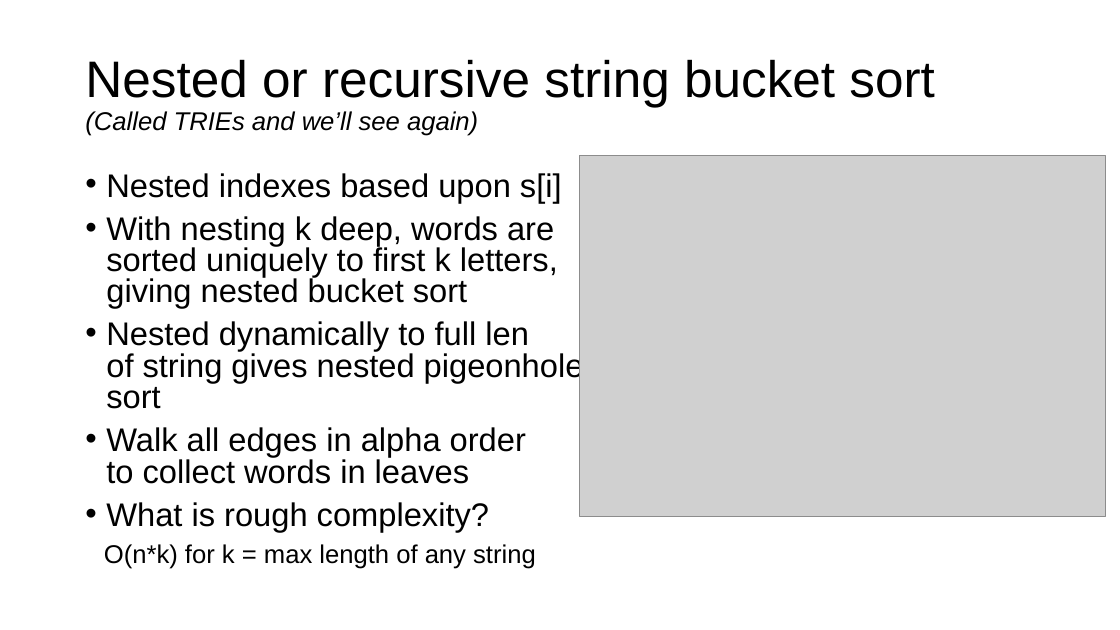
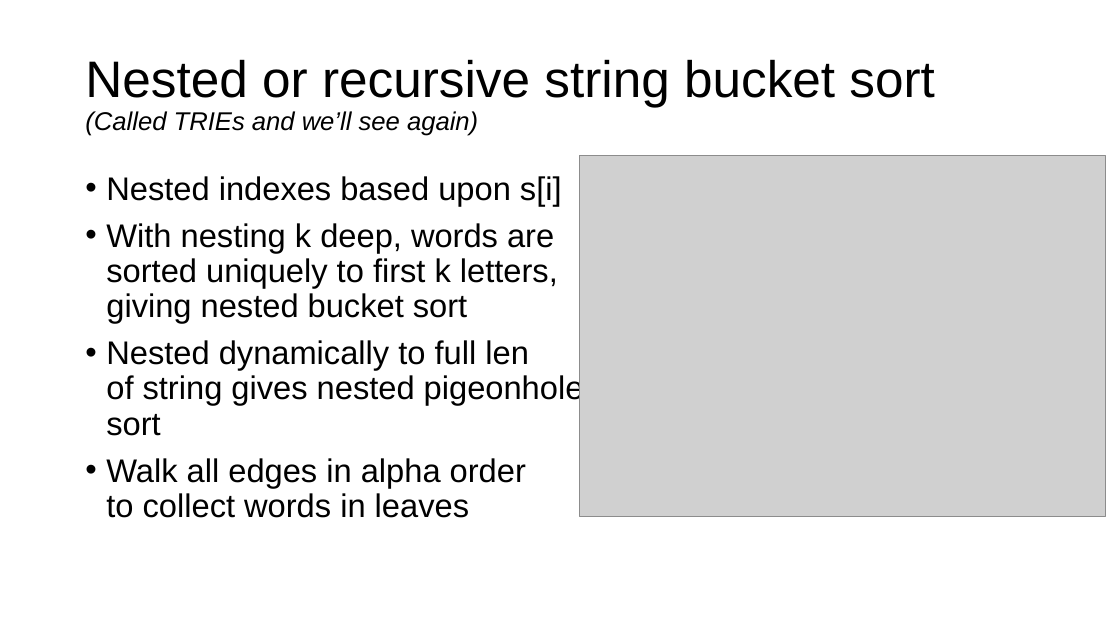
Before and after one commit to parrt/msds689, a slide deck: slide 20 of notes/sorting.pptx. Drawn at 1120x630 pixels with LibreOffice and Linux fonts; fonts in the diff are those of the drawing; grey boxes stand for pictures; background and template pictures are left out. Boxes give left, top, right and bottom in pixels: in the first picture for what was removed or moved away, otherwise in the second. Text is boxed around its words. In the diff, an @@ line names an element or a change of style, - is before the commit and + after.

```diff
--- a/notes/sorting.pptx
+++ b/notes/sorting.pptx
@@ text "Nested indexes based upon s[i]" at [106, 176, 584, 518]: line spacing 0.8 to 0.9 @@
@@ text at [106, 502, 489, 532]: paragraph removed @@
-• What is rough complexity?
@@ text removed at [104, 544, 536, 569] @@
-O(n*k) for k = max length of any string
```
Also in this commit, not shown: 4 other files.
